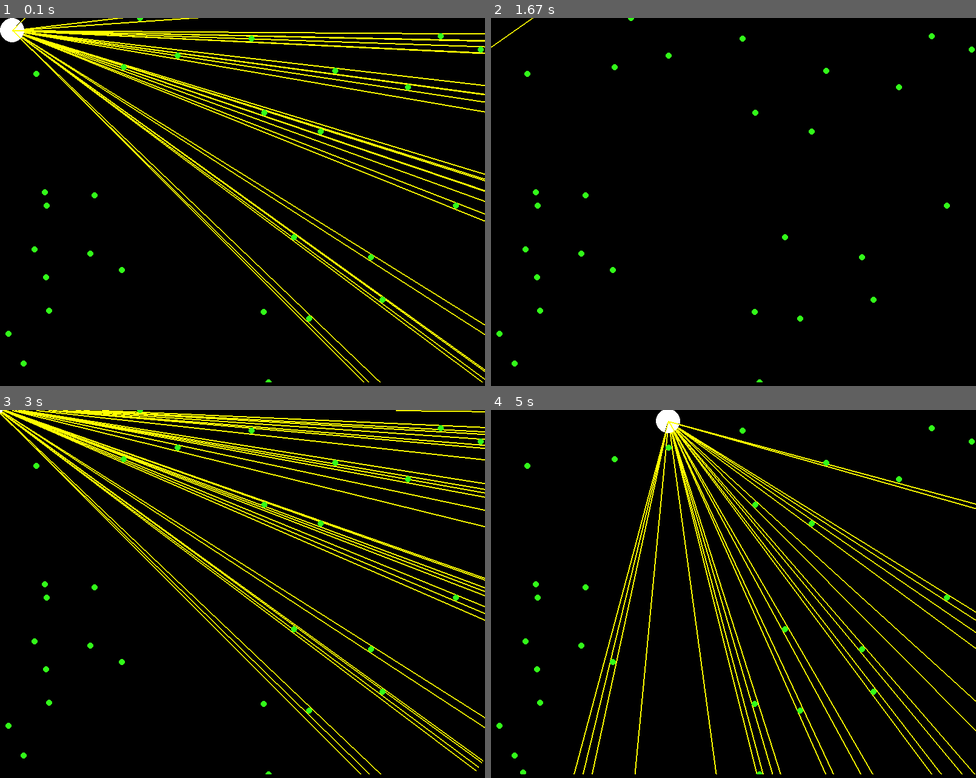
Above: before the commit, frames 1-4 (two rows, left to right).
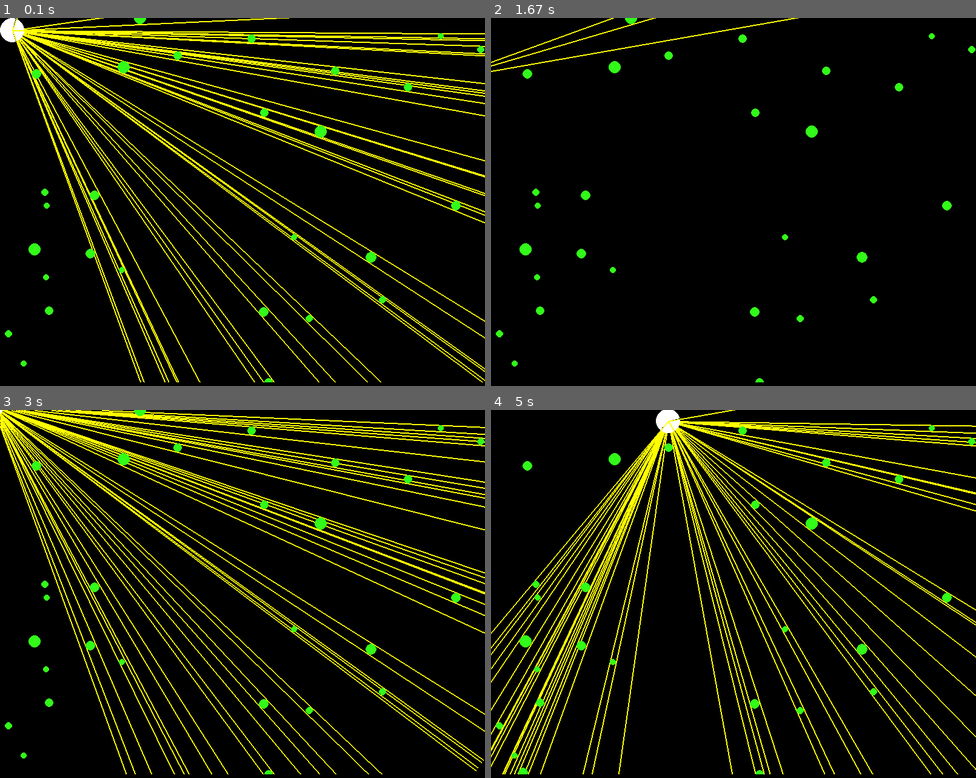
Above: after the commit, the same moments.

Repository: ZephyrSails/leben
Game: pygame game, started from game/main.py
Two runs of this game, one before a commit and one after it. Both use one fixed random seed, a clock stepped at 60 frames per second and the inputs below.
Inputs:
- Up to frame 1 (0.1 s): no input
- Up to frame 2 (1.67 s): hold Right 0.33-0.8 s; hold Up 0.83-1.13 s; hold Right 1.17-1.63 s
- Up to frame 3 (3 s): hold Left 1.67-2.2 s; hold Down 2.23-2.53 s; hold Left 2.57-2.97 s
- Up to frame 4 (5 s): hold Up 3-3.37 s; hold Right 3.4-4.03 s; hold Down 4.07-4.43 s; hold Left 4.47-4.93 s; hold Right from 4.97 s (still down)

The runs differ from the first frame. In frame 1, 11% of the frame differs, in the area x 1-100%, y 0-100%; in frame 2, 0.9%; in frame 3, 13%, in the area x 0-100%, y 0-100%; in frame 4, 12%.

Commit message:
robust vision tracker

Diff:
--- a/game/leben.py
+++ b/game/leben.py
@@ -10,40 +10,12 @@
     KEYDOWN,
     QUIT,
 )
-
-
-def get_periphery_radians(x, y, a, b, r):
-    """
-    base: (x, y)
-    target: (a, b), r
-    """
-    if x == a and b == y:
-        return None, None
-    R = math.sqrt((b - y)**2 + (a - x)**2)
-    tan = r / R
-    radians_delta = math.atan(tan)
-
-    center_radians = math.pi * 1.5 if (a == x) else math.atan2((b - y),
-                                                               (a - x))
-    return (center_radians - radians_delta), (center_radians + radians_delta)
-
-
-def regulate_radians(radians):
-    return radians % (2 * math.pi)
-
-
-def radians_between(radians, left, right):
-    left = regulate_radians(left)
-    right = regulate_radians(right)
-    radians = regulate_radians(radians)
-
-    if right < left:
-        right += 2 * math.pi
-    for i in [-2, 0, 2]:
-        temp_radians = radians + i * math.pi
-        if temp_radians < right and temp_radians > left:
-            return True
-    return False
+from radians_helper import (
+    get_periphery_radians,
+    regulate_radians,
+    regulate_radians_between,
+    radians_between,
+)
 
 
 class Move(Enum):
@@ -69,8 +41,8 @@
 
         # attribute
         self.radius = 20  # pixel
-        self.view_angle = 90  # degree
-        self.mouth_degree = 45
+        self.mouth_degree = 70
+        self.view_degree = self.mouth_degree * 2
         self.color = (255, 255, 255)
         self.vision_color = (255, 255, 0)
         self.bg_color = (0, 0, 0)
@@ -86,7 +58,6 @@
         # pygame
         self.surf = pygame.Surface((self.radius * 2, self.radius * 2))
         self.surf.set_colorkey(self.bg_color)
-        # self.surf.fill((255, 255, 255))
 
         pygame.draw.circle(self.surf, self.color, (self.x, self.y),
                            self.radius)
@@ -96,6 +67,7 @@
 
         # environment
         self.environment_group = environment_group
+        self.objs_in_view = []
 
     def set_direction(self, degree):
         self.dir_degree = degree  # degree, 0~360, 0 is right, 90 is up
@@ -139,22 +111,18 @@
         self.draw_mouth_line(self.dir_l_radians)
         self.draw_mouth_line(self.dir_r_radians)
 
+    def get_obj_pair_in_vision(self):
+        obj_pair_in_vision = []
+        for obj in self.objs_in_view:
+            regulate_radians_range(self.ra)
+            obj_pair_in_vision.append([object])
+
     def draw_vision(self):
         self.draw_vison_line_from_center(self.dir_l_radians)
         self.draw_vison_line_from_center(self.dir_r_radians)
 
-        count = 0
-        for obj in self.environment_group:
-            l_radians, r_radians = get_periphery_radians(
-                self.x, self.y, obj.x, obj.y, obj.radius)
-            if l_radians == None:
-                continue
-
-            for radians in l_radians, r_radians:
-                if radians_between(radians, self.dir_l_radians,
-                                   self.dir_r_radians):
-                    count += 1
-                    self.draw_vison_line_from_center(radians)
+        for obj in self.objs_in_view:
+            pass
 
     def draw_vison_line_from_center(self, radians):
         pygame.draw.line(
@@ -166,6 +134,35 @@
         print("[{:.2f}, {:.2f}, {:.2f}]".format(self.x, self.y,
                                                 self.dir_degree))
 
+    def update_vision(self):
+        self.objs_in_view = []
+        for obj in self.environment_group:
+            l_radians, r_radians, R = get_periphery_radians(
+                self.x, self.y, obj.x, obj.y, obj.radius)
+            if l_radians == None or r_radians == None:
+                continue
+
+            left = regulate_radians(self.dir_l_radians)
+            right = regulate_radians(self.dir_r_radians)
+            l_radians = regulate_radians(l_radians)
+            r_radians = regulate_radians(r_radians)
+            if left > right:
+                if l_radians < right:
+                    l_radians += 2 * math.pi
+                if r_radians < right:
+                    r_radians += 2 * math.pi
+                right += 2 * math.pi
+
+            obj_in_vision = False
+
+            for radians in [l_radians, r_radians]:
+                # print(left, radians, right)
+                if radians_between(radians, left, right):
+                    obj_in_vision = True
+                    self.draw_vison_line_from_center(radians)
+            if obj_in_vision:
+                self.objs_in_view.append((l_radians, r_radians, obj.color, R))
+
     def update(self, pressed_keys):
         if pressed_keys[K_UP]:
             self.move(Move.F)
@@ -176,5 +173,7 @@
         if pressed_keys[K_RIGHT]:
             self.move(Move.R)
 
+        self.update_vision()
+
         self.draw_mouth()
         self.draw_vision()
--- a/game/pflanze.py
+++ b/game/pflanze.py
@@ -8,7 +8,7 @@
         self.x = random.randint(0, X)
         self.y = random.randint(0, Y)
 
-        self.radius = 5
+        self.radius = random.randint(5, 10)
         self.color = (50, 250, 25)
         self.bg_color = (0, 0, 0)
 
--- /dev/null
+++ b/game/radians_helper.py
@@ -0,0 +1,49 @@
+import math
+
+
+def get_periphery_radians(x, y, a, b, r):
+    """
+    base: (x, y)
+    target: (a, b), r
+
+    return None when base and target are in same pixel.
+    """
+    if x == a and b == y:
+        return None, None
+    R = math.sqrt((b - y)**2 + (a - x)**2)
+    tan = r / R
+    radians_delta = math.atan(tan)
+
+    center_radians = math.pi * 1.5 if (a == x) else math.atan2((b - y),
+                                                               (a - x))
+    return (center_radians - radians_delta), (
+        center_radians + radians_delta), R
+
+
+def get_regulate_periphery_radians(x, y, a, b, r):
+    l_radians, r_radians = get_periphery_radians(x, y, a, b, r)
+
+
+def regulate_radians(radians):
+    return radians % (2 * math.pi)
+
+
+def regulate_radians_range(radians, left, right):
+    left = regulate_radians(left)
+    right = regulate_radians(right)
+    radians = regulate_radians(radians)
+
+    if left > right:
+        if radians < right:
+            radians += 2 * math.pi
+        right += 2 * math.pi
+    return radians, left, right
+
+
+def regulate_radians_between(radians, left, right):
+    radians, left, right = regulate_radians_range(radians, left, right)
+    return radians < right and radians > left
+
+
+def radians_between(radians, left, right):
+    return radians < right and radians > left
Not shown, removed: game/game.pdf
